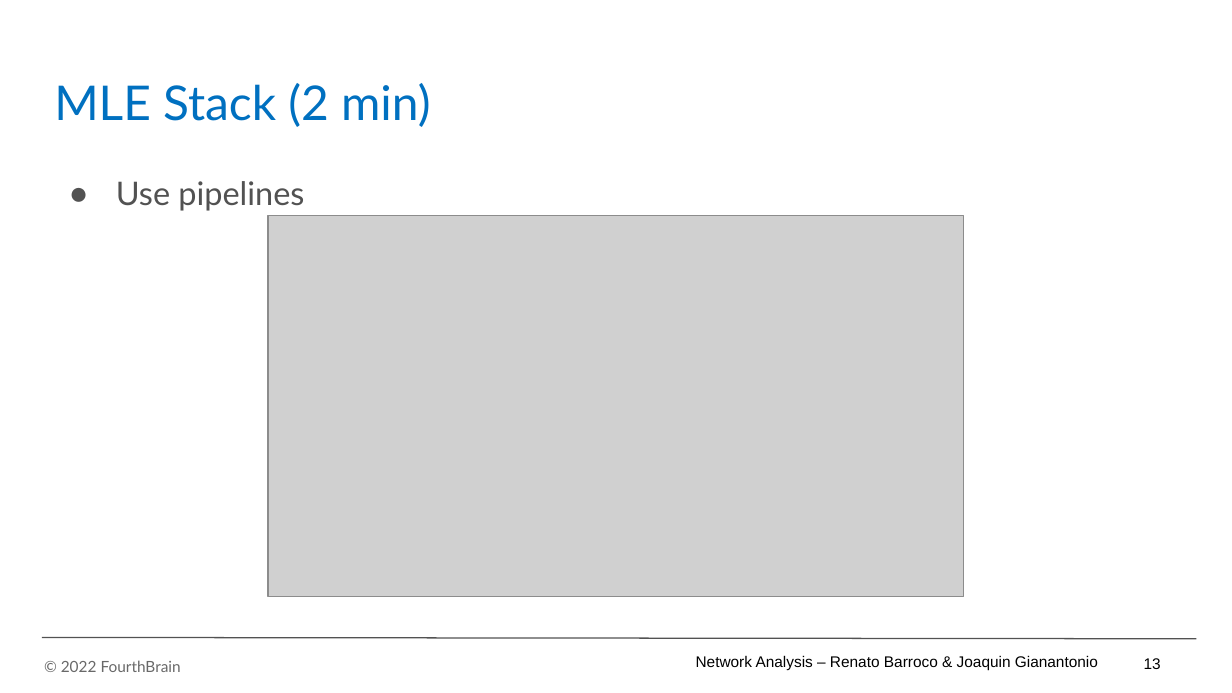
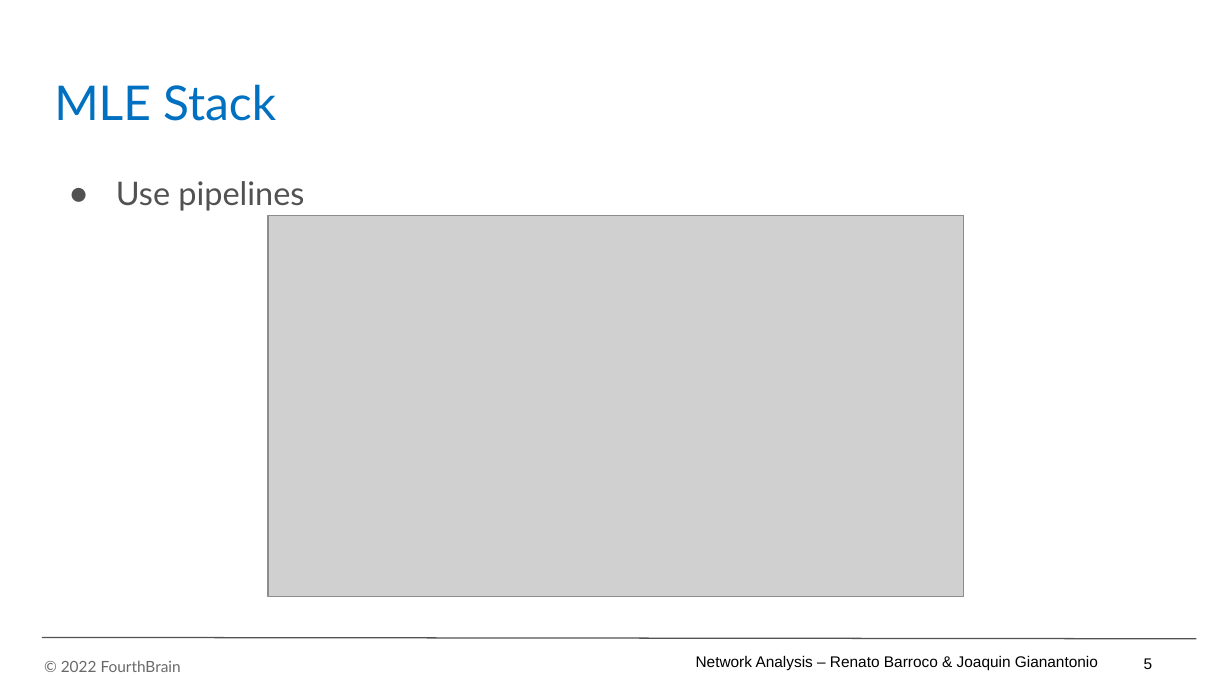
Before and after one commit to JoaquinGianan/project-network-analytics-fourthbrain, a slide deck: slide 6 of JG_files/presentation/Network Analysis - MLE Capstone Presentation_v5jg.pptx (slide 14 before the commit). Drawn at 1232x693 pixels with LibreOffice and Linux fonts; fonts in the diff are those of the drawing; grey boxes stand for pictures; background and template pictures are left out. Boxes give left, top, right and bottom in pixels: in the first picture for what was removed or moved away, otherwise in the second. Text is boxed around its words. In the diff, an @@ line names an element or a change of style, - is before the commit and + after.

```diff
--- a/JG_files/presentation/Network Analysis - MLE Capstone Presentation_v5jg.pptx
+++ b/JG_files/presentation/Network Analysis - MLE Capstone Presentation_v5jg.pptx
@@ title at <box>54,84,276,121</box>: text changed @@
-MLE Stack (2 min)
+MLE Stack
@@ page number at <box>1144,658,1153,669</box>: text changed @@
-13
+5
```
Also in this commit, not shown: 5 other slides changed, 1 slide added, 1 slide removed, 1 other file.
